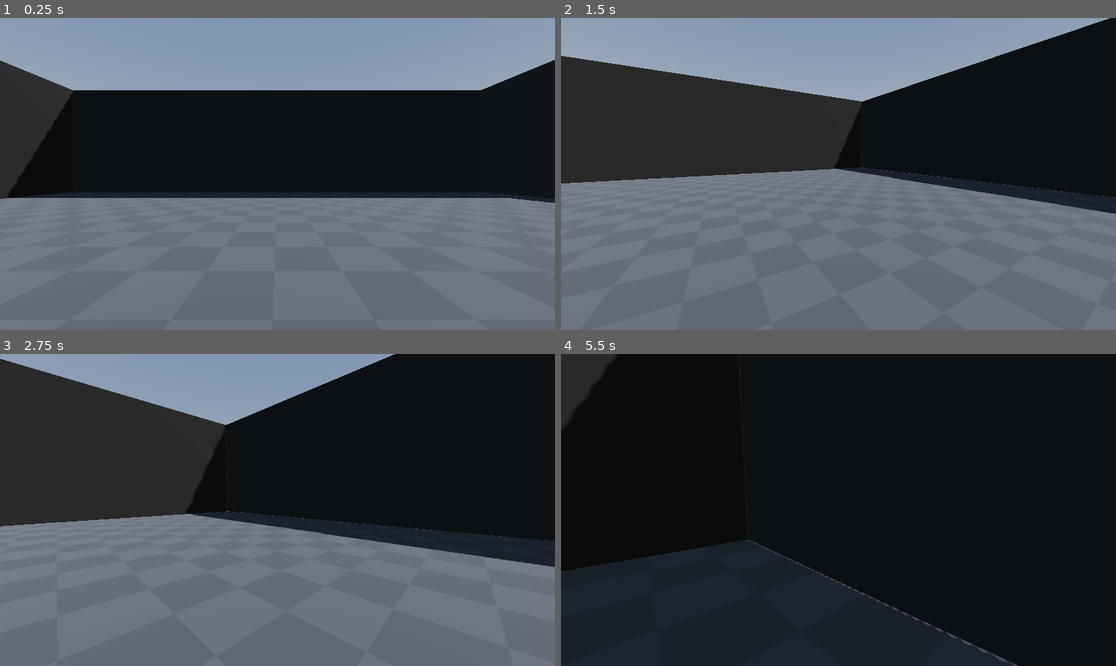
Above: before the commit, frames 1-4 (two rows, left to right).
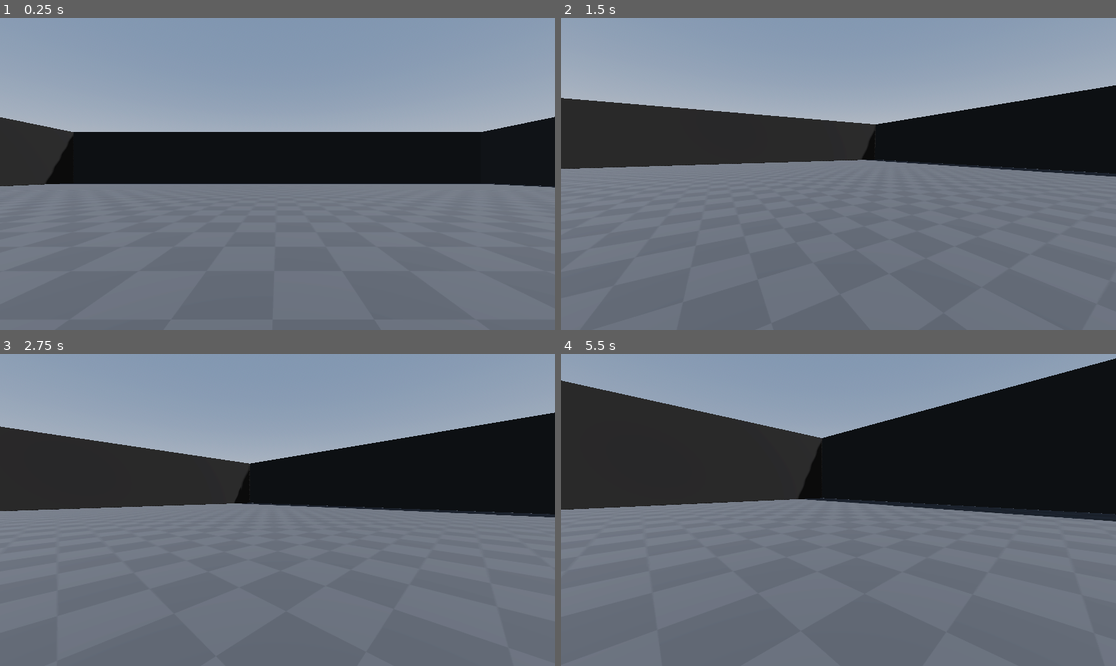
Above: after the commit, the same moments.

Repository: juanakajuan/sourcelike-fps-character-controller
Game: Godot game, scene res://scenes/World.tscn
The game is run twice, just before and just after one commit, with the same random seed, the same clock (stepped at 60 frames per second) and the same inputs.
Inputs (mouse positions are in pixels of both pictures, inside the frame that each line leads up to):
- Up to frame 1 (0.25 s): no input
- Up to frame 2 (1.5 s): tap Enter at 0.5 s; move the mouse to (960, 158) at 0.52 s; hold D (move_right) 0.53-1.28 s; hold Shift (sprint) 0.53-1.28 s; click (960, 158) at 0.67 s; tap Space (jump) at 0.77 s; move the mouse to (810, 174) at 1.27 s; hold W (move_forward) from 1.28 s (still down); tap Shift (sprint) at 1.35 s
- Up to frame 3 (2.75 s): keep holding W (move_forward); tap Space (jump) at 1.52 s; move the mouse to (288, 503) at 2.02 s; hold Shift (sprint) from 2.03 s (still down)
- Up to frame 4 (5.5 s): keep holding W (move_forward); move the mouse to (832, 516) at 2.77 s; release Shift (sprint) at 2.78 s; tap Shift (sprint) at 2.85, 4.35 s; tap Space (jump) at 3.02, 3.77, 4.52 s; move the mouse to (877, 513) at 3.52 s; hold Shift (sprint) 3.53-4.28 s; move the mouse to (794, 506) at 4.27 s; move the mouse to (844, 510) at 5.02 s; hold Shift (sprint) from 5.03 s (still down)

The runs differ from the first frame. In frame 1, 19% of the frame differs, in the area x 0-100%, y 13-60%; in frame 2, 19%; in frame 3, 29%; in frame 4, 80%, in the area x 0-100%, y 0-100%.

Commit message:
feat: increase the map size

Diff:
--- a/scenes/World.tscn
+++ b/scenes/World.tscn
@@ -42,30 +42,30 @@
 [node name="Floor" type="CSGBox3D" parent="Level"]
 material_override = SubResource("StandardMaterial3D_7g83o")
 use_collision = true
-size = Vector3(40, 0, 40)
+size = Vector3(80, 0, 80)
 
 [node name="Walls" type="Node3D" parent="Level"]
 
 [node name="Wall" type="CSGBox3D" parent="Level/Walls"]
-transform = Transform3D(1, 0, 0, 0, 1, 0, 0, 0, 1, -20, 5, 0)
+transform = Transform3D(1, 0, 0, 0, 1, 0, 0, 0, 1, -40, 5, 0)
 material_override = SubResource("StandardMaterial3D_32lhk")
 use_collision = true
-size = Vector3(0, 10, 40)
+size = Vector3(0, 10, 80)
 
 [node name="Wall2" type="CSGBox3D" parent="Level/Walls"]
-transform = Transform3D(1, 0, 0, 0, 1, 0, 0, 0, 1, 20, 5, 0)
+transform = Transform3D(1, 0, 0, 0, 1, 0, 0, 0, 1, 40, 5, 0)
 material_override = SubResource("StandardMaterial3D_32lhk")
 use_collision = true
-size = Vector3(0, 10, 40)
+size = Vector3(0, 10, 80)
 
 [node name="Wall3" type="CSGBox3D" parent="Level/Walls"]
-transform = Transform3D(-4.371139e-08, 0, 1, 0, 1, 0, -1, 0, -4.371139e-08, 0, 5, -20)
+transform = Transform3D(-4.371139e-08, 0, 1, 0, 1, 0, -1, 0, -4.371139e-08, 0, 5, -40)
 material_override = SubResource("StandardMaterial3D_32lhk")
 use_collision = true
-size = Vector3(0, 10, 40)
+size = Vector3(0, 10, 80)
 
 [node name="Wall4" type="CSGBox3D" parent="Level/Walls"]
-transform = Transform3D(-4.371139e-08, 0, 1, 0, 1, 0, -1, 0, -4.371139e-08, 0, 5, 20)
+transform = Transform3D(-4.371139e-08, 0, 1, 0, 1, 0, -1, 0, -4.371139e-08, 0, 5, 40)
 material_override = SubResource("StandardMaterial3D_32lhk")
 use_collision = true
-size = Vector3(0, 10, 40)
+size = Vector3(0, 10, 80)
--- a/scripts/fps_controller.gd
+++ b/scripts/fps_controller.gd
@@ -27,7 +27,7 @@
 	return sprint_speed if Input.is_action_pressed("sprint") else walk_speed
 
 
-func clip_velocity(normal: Vector3, overbounce: float, delta: float) -> void:
+func clip_velocity(normal: Vector3, overbounce: float) -> void:
 	var backoff: float = self.velocity.dot(normal) * overbounce
 
 	if backoff >= 0:
@@ -80,10 +80,6 @@
 	)
 
 
-func _process(delta: float) -> void:
-	pass
-
-
 func _handle_air_physics(delta: float) -> void:
 	self.velocity.y -= ProjectSettings.get_setting("physics/3d/default_gravity") * delta
 
@@ -102,7 +98,7 @@
 		else:
 			self.motion_mode = CharacterBody3D.MOTION_MODE_GROUNDED
 
-		clip_velocity(get_wall_normal(), 1, delta)  # Allows surf
+		clip_velocity(get_wall_normal(), 1)  # Allows surf
 
 
 func _handle_ground_physics(delta: float) -> void:
